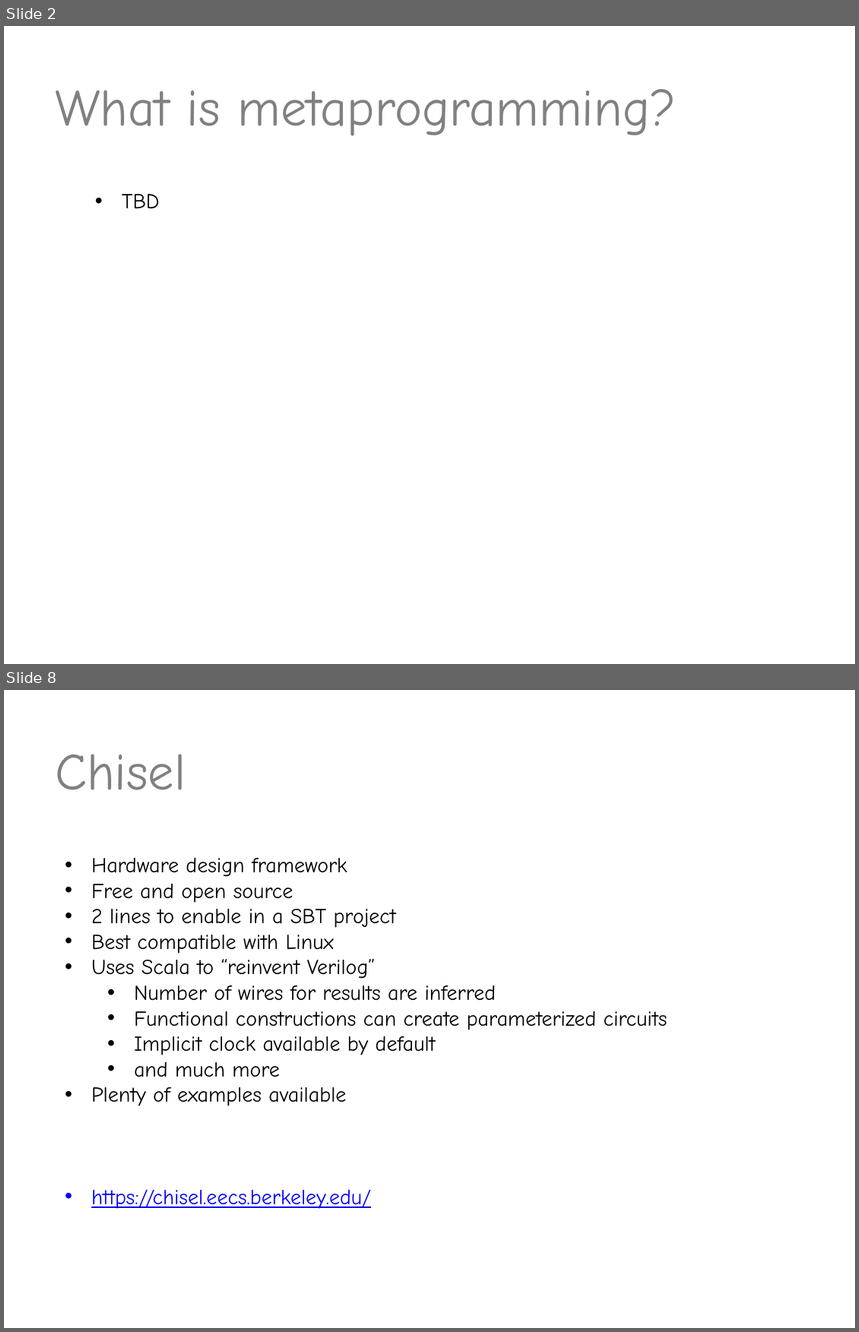
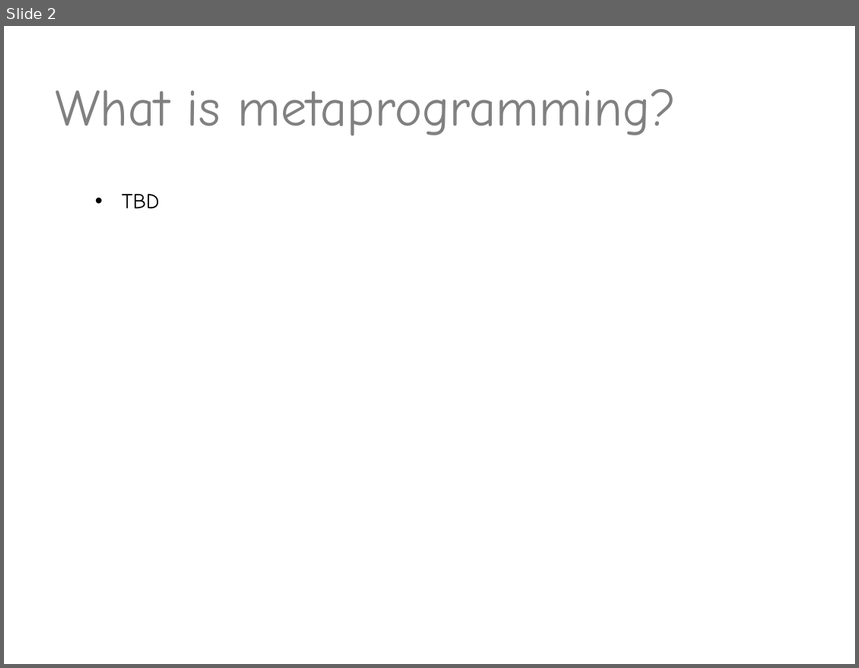
Before and after one commit to valdisxp1/scala-metaprograming-fun, a slide deck: Scala_metaprogramming.pptx. Shown one above the other, each under a label of ours: slides 2 and 8 before the commit, slide 2 after it; the slides between them are not shown. The pictures are 859x1332 and 859x668 pixels, drawn with LibreOffice and Linux fonts; fonts in the diff are those of the drawing. Boxes give left, top, right and bottom in pixels: in the first picture for what was removed or moved away, otherwise in the second. Text is boxed around its words. In the diff, an @@ line names an element or a change of style, - is before the commit and + after.

```diff
--- a/Scala_metaprogramming.pptx
+++ b/Scala_metaprogramming.pptx
@@ slide 8 removed at [4, 690, 855, 1328], background #FFFFFF @@
@@ title removed at [55, 754, 186, 790] @@
-Chisel
@@ text removed at [91, 858, 667, 1209] @@
-• Hardware design framework
-• Free and open source
-• 2 lines to enable in a SBT project
-• Best compatible with Linux
-• Uses Scala to “reinvent Verilog”
-  • Number of wires for results are inferred
-  • Functional constructions can create parameterized circuits
-  • Implicit clock available by default
-  • and much more
-• Plenty of examples available
-• https://chisel.eecs.berkeley.edu/
```
Also in this commit, not shown: 2 slides changed, 1 slide added, 8 other slides removed.
